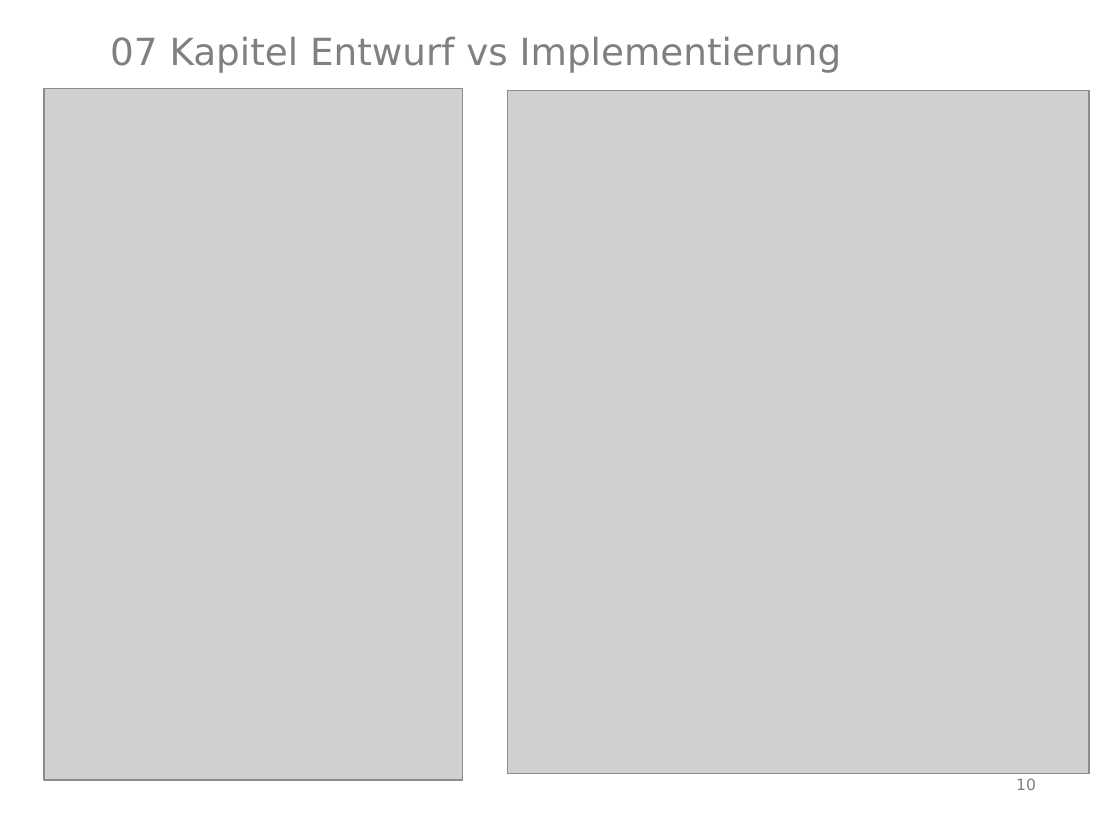
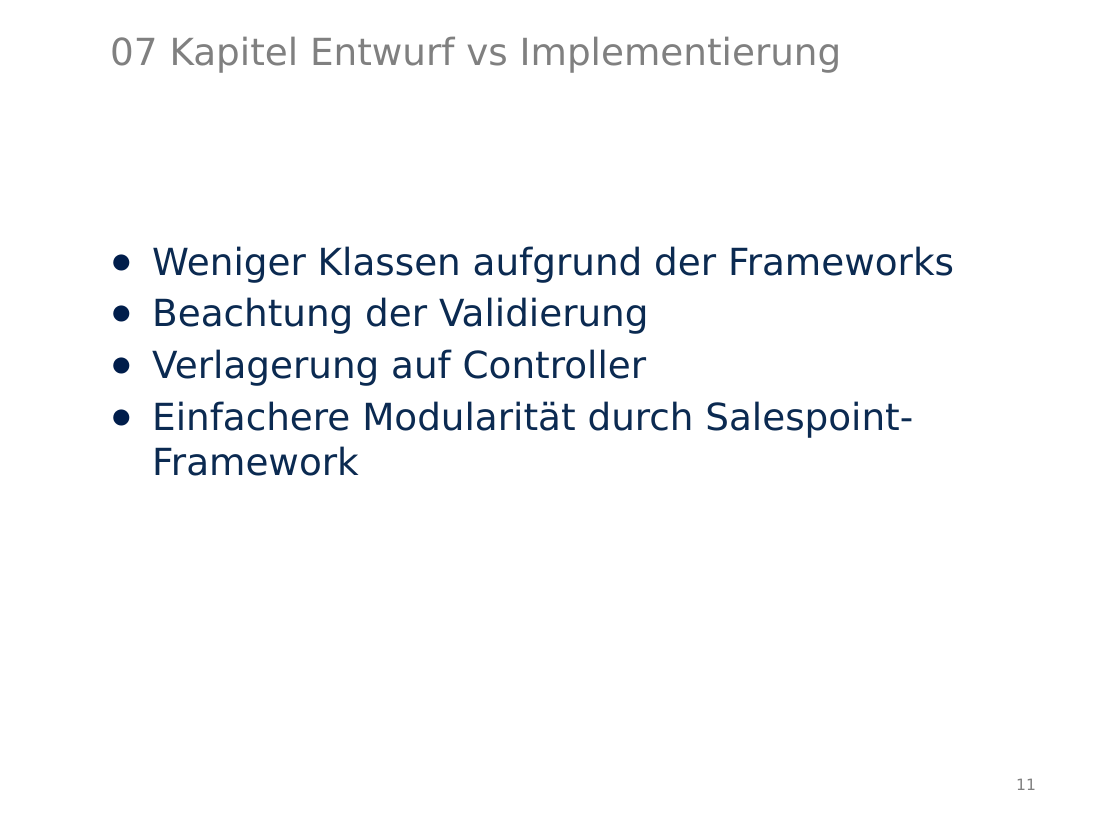
Before and after one commit to MarauderXtreme/bookshop-schiller, a slide deck: slide 11 of presentation/endpresentation.odp (slide 10 before the commit). Drawn at 1120x840 pixels with LibreOffice and Linux fonts; fonts in the diff are those of the drawing; grey boxes stand for pictures. Boxes give left, top, right and bottom in pixels: in the first picture for what was removed or moved away, otherwise in the second. Text is boxed around its words. In the diff, an @@ line names an element or a change of style, - is before the commit and + after.

Commit message:
updated presentation sheets and added image for EntwurfVsImplementation

```diff
--- a/presentation/endpresentation.odp
+++ b/presentation/endpresentation.odp
@@ picture removed at [44,88,463,781] @@
@@ picture removed at [507,91,1090,774] @@
@@ text added at [152,246,954,476], 24 pt, text #0B2A51 @@
+● Weniger Klassen aufgrund der Frameworks
+● Beachtung der Validierung
+● Verlagerung auf Controller
+● Einfachere Modularität durch Salespoint-Framework
@@ page number at [1016,778,1036,790]: text changed @@
-10
+11
```
Also in this commit, not shown: 3 other slides changed, 1 slide added, 1 other file.
